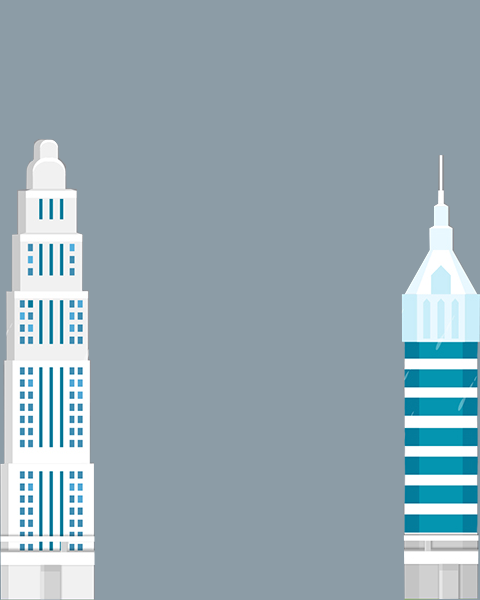
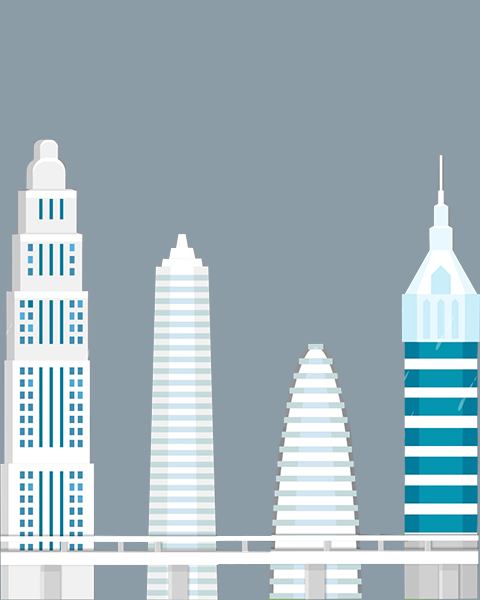
Before/after of a (480, 600) layered artwork. What changed in the layer stack:
added layer "Layer 20" above "Layer 4" over [93, 534, 408, 565]
added layer "Layer 4" above "Layer 3" over [146, 233, 219, 600]
added layer "Layer 3" above "Layer 2" over [243, 343, 363, 600]
painted on "Layer 2" over [270, 536, 407, 564]
